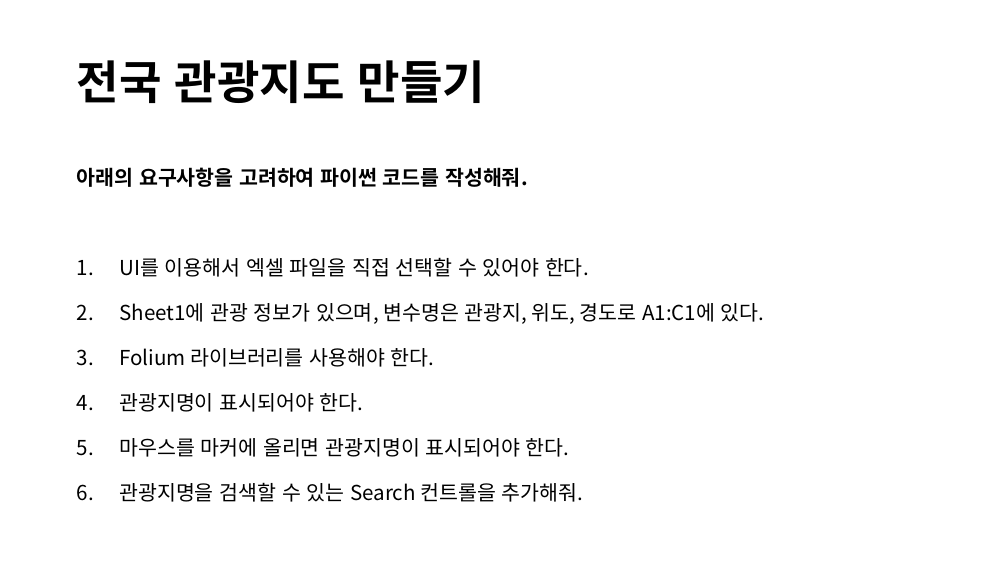
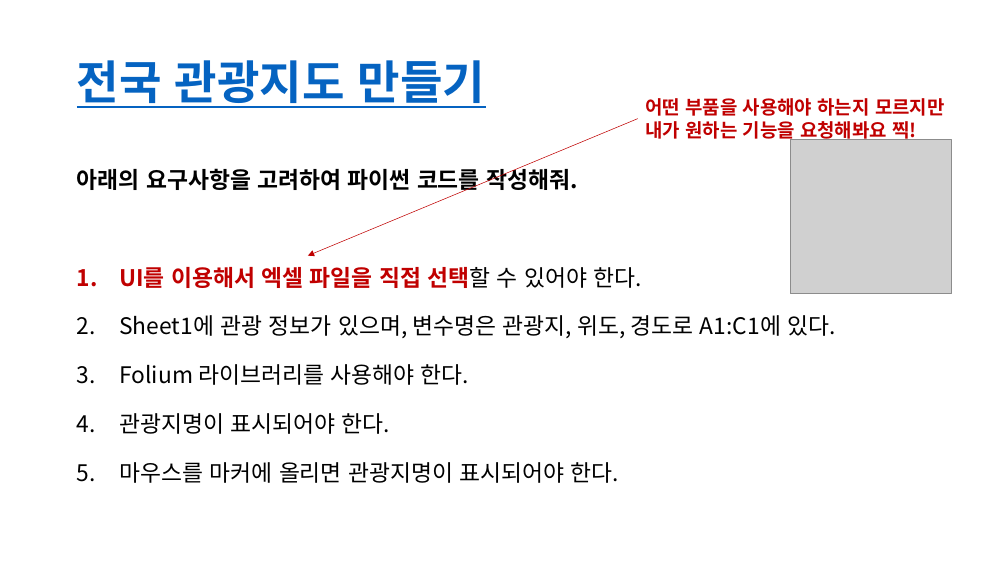
Before and after one commit to lolsaless/Python, a slide deck: slide 15 of 프롬프트 실습.pptx (slide 7 before the commit). Drawn at 1008x567 pixels with LibreOffice and Linux fonts; fonts in the diff are those of the drawing; grey boxes stand for pictures. Boxes give left, top, right and bottom in pixels: in the first picture for what was removed or moved away, otherwise in the second. Text is boxed around its words. In the diff, an @@ line names an element or a change of style, - is before the commit and + after.

```diff
--- a/프롬프트 실습.pptx
+++ b/프롬프트 실습.pptx
@@ title "전국 관광지도 만들기" at (x1=77, y1=60, x2=485, y2=108): text colour #000000 to #0563C1, underline on @@
@@ arrow added from (638, 119) to (308, 256), #C00000 0.5 pt @@
@@ text added at (x1=645, y1=98, x2=945, y2=142), 18 pt, text #C00000, bold @@
+어떤 부품을 사용해야 하는지 모르지만
+내가 원하는 기능을 요청해봐요 찍!
@@ picture added at (x1=790, y1=140, x2=952, y2=294) @@
@@ text "아래의 요구사항을 고려하여 파이썬 코드를 ..." at (x1=77, y1=165, x2=835, y2=483): size 19.6 to 21.7 pt; text colour #000000 to #C00000, bold on in "UI를 이용해서 엑셀 파일을 직접 선택할" @@
@@ text at (x1=119, y1=482, x2=583, y2=502): paragraph removed @@
-6. 관광지명을 검색할 수 있는 Search 컨트롤을 추가해줘.
```
Also in this commit, not shown: 21 other slides changed, 19 slides added, 2 slides removed.
